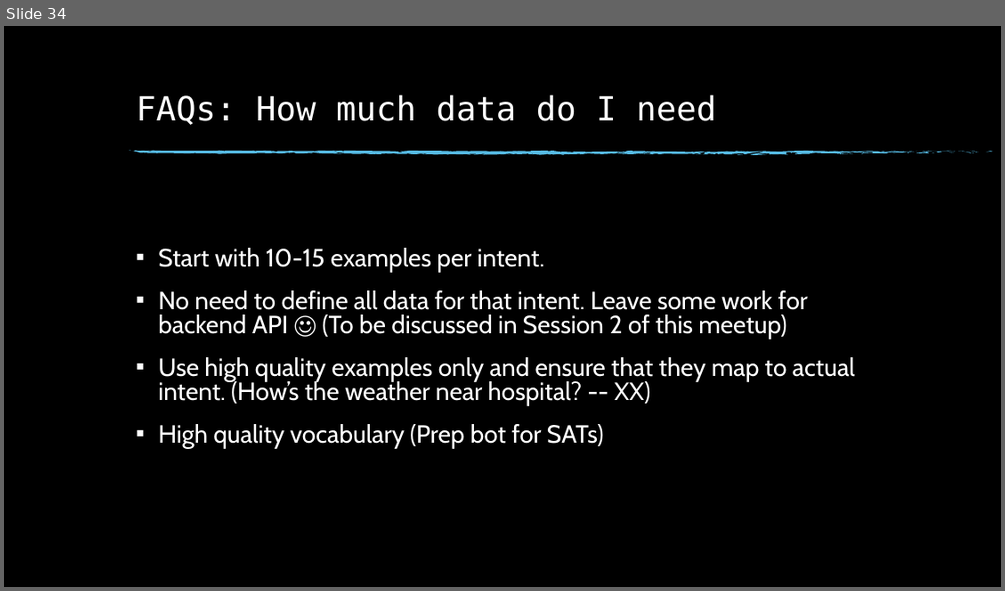
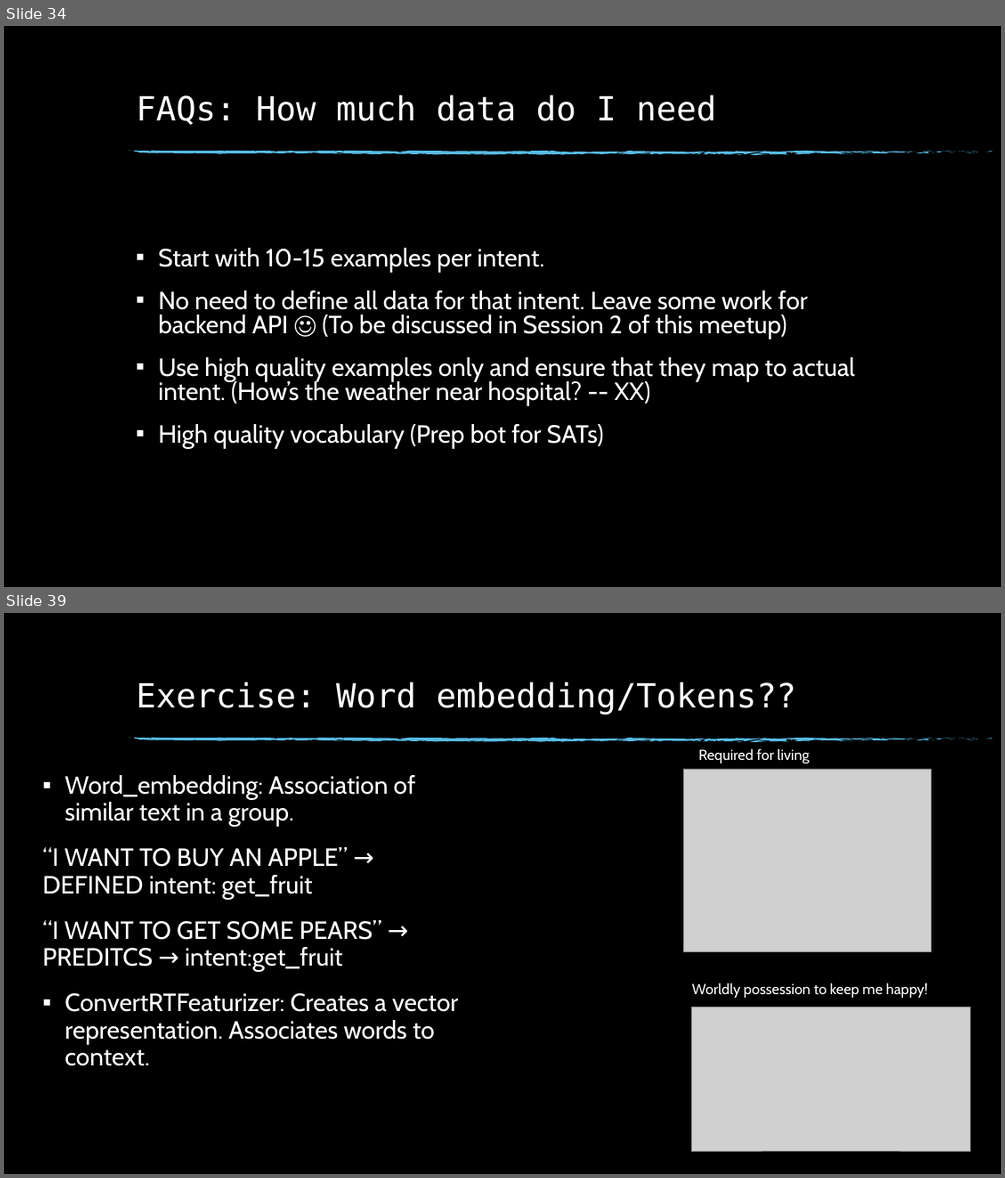
Before and after one commit to dinesh19aug/rasa-workshop, a slide deck: Natural Language Processing Workshop.pptx. Shown one above the other, each under a label of ours: slide 34 before the commit, slides 34 and 39 after it; the slides between them are not shown. The pictures are 1005x591 and 1005x1178 pixels, drawn with LibreOffice and Linux fonts; fonts in the diff are those of the drawing; grey boxes stand for pictures; background and template pictures are left out. Boxes give left, top, right and bottom in pixels: in the first picture for what was removed or moved away, otherwise in the second. Text is boxed around its words. In the diff, an @@ line names an element or a change of style, - is before the commit and + after.

Commit message:
Exercise 4

```diff
--- a/Natural Language Processing Workshop.pptx
+++ b/Natural Language Processing Workshop.pptx
@@ slide 39 added at (4,613,1001,1174), background picture (left out); not listed: 74 template elements that a slide beside it also shows @@
@@ title added at (136,682,797,714), 32 pt, text #FFFFFF @@
+Exercise: Word embedding/Tokens??
@@ picture added at (683,769,930,952) @@
@@ text added at (698,748,809,763), 14 pt, text #FFFFFF @@
+Required for living
@@ text added at (42,775,458,1066), 24 pt, text #FFFFFF @@
+▪ Word_embedding: Association of similar text in a group.
+“I WANT TO BUY AN APPLE” → DEFINED intent: get_fruit
+“I WANT TO GET SOME PEARS” → PREDITCS → intent:get_fruit
+▪ ConvertRTFeaturizer: Creates a vector representation. Associates words to context.
@@ text added at (692,982,928,997), 14 pt, text #FFFFFF @@
+Worldly possession to keep me happy!
@@ picture added at (691,1006,971,1151) @@
```
Also in this commit, not shown: 20 other slides added, 18 other files.
